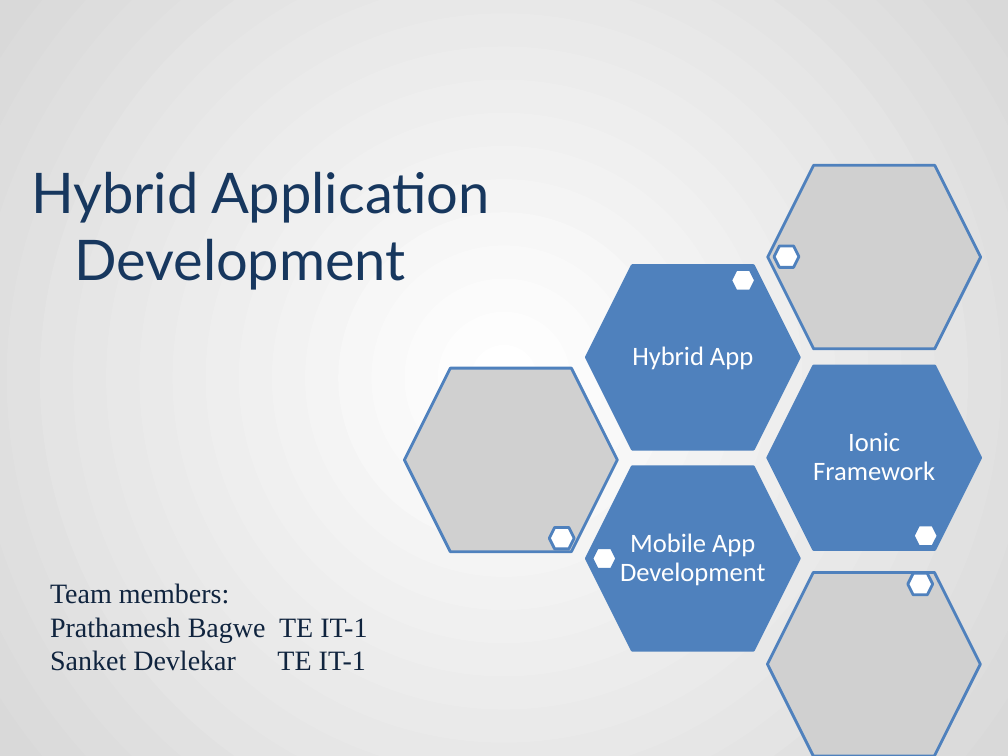
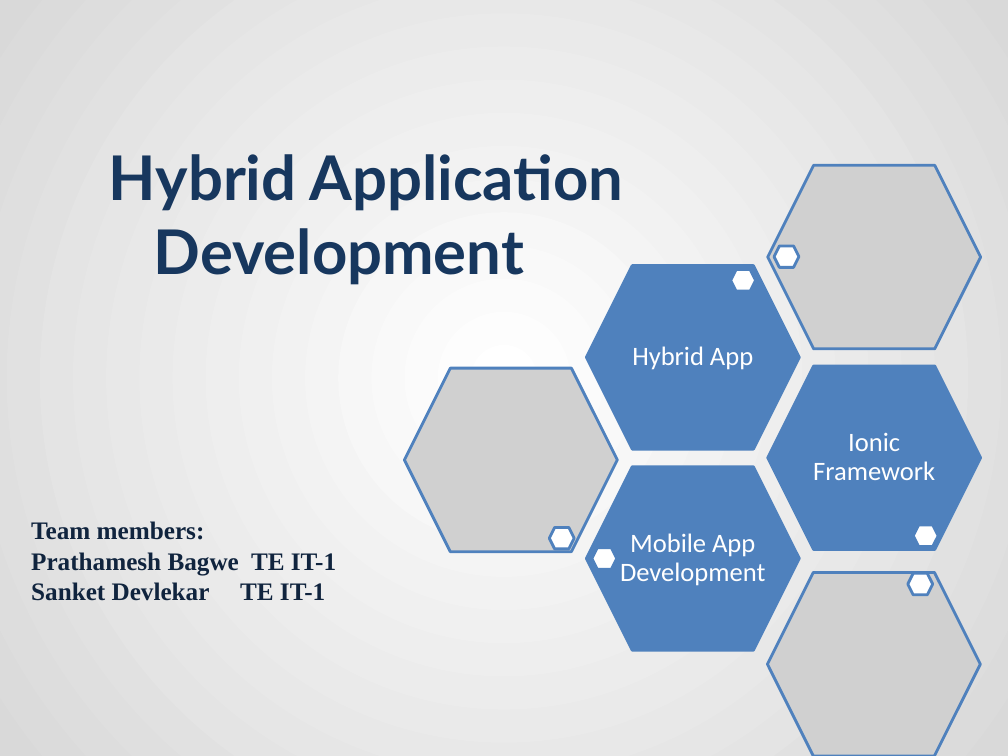
Before and after one commit to sanketrd09/collegepptwork, a slide deck: slide 1 of HybridApp-powerpoint.pptx. Drawn at 1008x756 pixels with LibreOffice and Linux fonts; fonts in the diff are those of the drawing; grey boxes stand for pictures. Boxes give left, top, right and bottom in pixels: in the first picture for what was removed or moved away, otherwise in the second. Text is boxed around its words. In the diff, an @@ line names an element or a change of style, - is before the commit and + after.

```diff
--- a/HybridApp-powerpoint.pptx
+++ b/HybridApp-powerpoint.pptx
@@ title "Hybrid Application Development": place and size @@
-title "Hybrid Application Development" at <box>31,171,490,290</box>
+title "Hybrid Application Development" at <box>109,154,623,285</box>
@@ title "Hybrid Application Development" at <box>109,154,623,285</box>: size 40 to 44 pt, bold on @@
@@ text "Team members:": place and size @@
-text "Team members:" at <box>50,583,367,671</box>
+text "Team members:" at <box>31,521,336,601</box>
@@ text "Team members:" at <box>31,521,336,601</box>: size 20 to 18 pt, bold on @@
```
Also in this commit, not shown: 2 other slides changed, 8 slides added, 2 other files.
